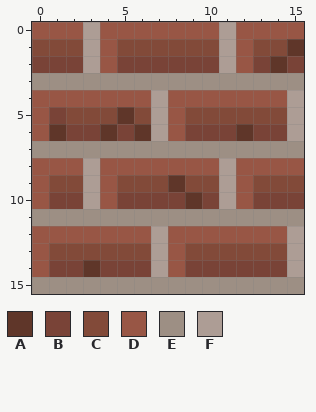
A pixel-art sprite gets an edit: default/default_brick.png. Above is the file before it was changed.
The file is 16x16 pixels. Colours within 5 levels of each other are drawn and written as one.
Palette (. is transparent): A #5f3629  B #794337  C #824a39  D #985645  E #9d8f84  F #ad9d95
Pixels before, first column x 0:
 0 DDDFDDDDDDDFDDDD
 1 CCCFDCCCCCCFDCCA
 2 BBBFDBBBBBBFDBAB
 3 EEEEEEEEEEEEEEEE
 4 DDDDDDDFDDDDDDDF
 5 DBCCCACFDCCCCCCF
 6 DABBABAFDBBBABBF
 7 EEEEEEEEEEEEEEEE
 8 DDDFDDDDDDDFDDDD
 9 DCCFDCCCACCFDCCC
10 DBBFDBBBBABFDBBB
11 EEEEEEEEEEEEEEEE
12 DDDDDDDFDDDDDDDF
13 DCCCCCCFDCCCCCCF
14 DBBABBBFDBBBBBBF
15 EEEEEEEEEEEEEEEE
Once edited:
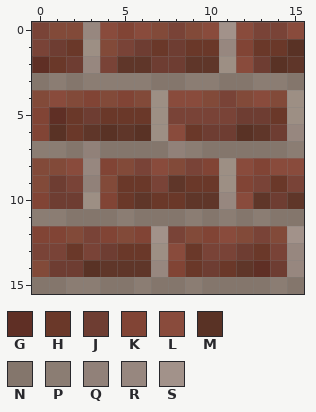
Colours new in this view: G #5f2f25  H #6a3829  J #6e3d32  K #814435  L #894b3c  M #593225  N #84766c  P #8b7d73  Q #918179  R #97877f  S #a2928a
Difference:
Changed rows in their new state; - is an unchanged pixel.
first column x 0:
 0 BCCRLKLCBCLSLBBL
 1 BJHECBJHJHHRKHHM
 2 GHJRBAAJJAAELJMA
 3 NPNPPPPNNPPNNPPN
 4 CLCKCKCELLCBCLCE
 5 KGHJHHHEBBBBJJHE
 6 KMHAMAMELHJJMAJR
 7 PPNQNNNNQPNNNNNP
 8 CCLRKCBLCBKELKLL
 9 CJBQCHHB-HHEKBHB
10 KJJEKHAHH-ARLAJA
11 PPNNNPNNNPNPNPNN
12 KKCBKCKSBCKLCBCS
13 BBHBJHHELHBBJHBR
14 CJJMAAARKHJHAGJR
15 NNPPNNPNNPNNNNPN
Pixel boxes of the changes (left, top, right, bottom) in both pictures:
changed: (32, 22, 304, 294)
